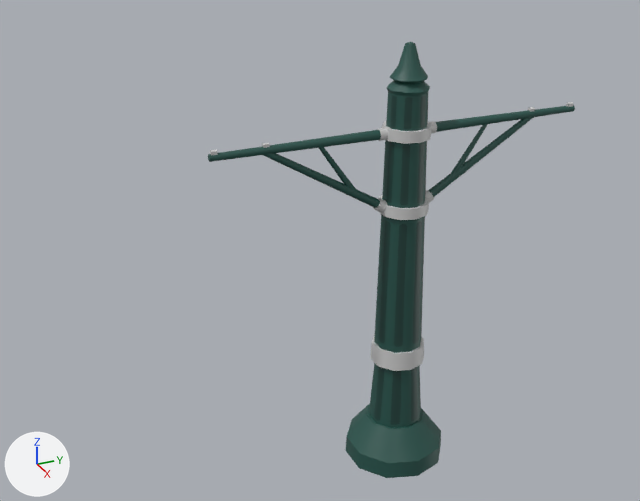
Renders of the FBX model STUDS/Assets/Models/Other/Medium/TraxPost.fbx from each side of a commit.
Both versions are drawn from a 50 mm camera at (0.1738, -0.1603, 0.1505) aimed at (-0.0184, -0.0738, 0.0544). Every picture has the same lights, and +X, +Y and +Z are marked at lower left. Where no turn or scale is listed for an object, it has been applied to the vertices.

Before the edit, the objects in view are built like this:
```python
me_mesh = bpy.data.meshes.new('Mesh')
me_mesh.from_pydata(...)  # 489 vertices, 512 faces; spans x -0.0133..0.0133, y -0.048..0.048, z -0.0553..0.0553
me_mesh.materials.append(mat_lambert2)  # picture img_traxpost_png
ob_traxpost = bpy.data.objects.new('TraxPost', me_mesh)
ob_traxpost.location = (0.0, -0.06, 0.0553)
```
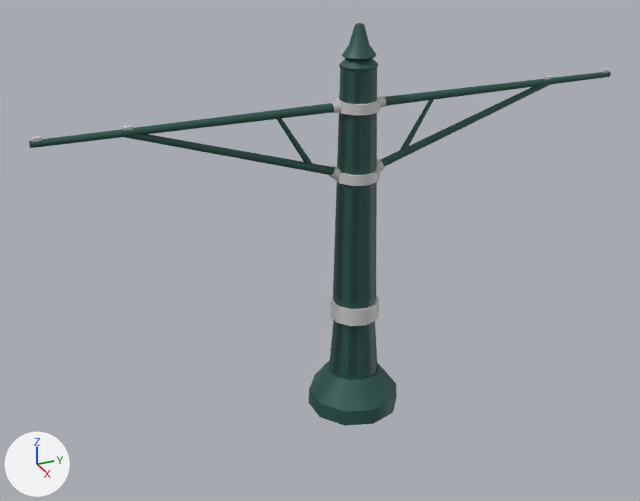
Commit message: Updated TraxPost
Extended post

Changed parts and their boxes (x1, y1, x2, y2) in the pictures (640 x 501 px; the box of a moved part takes in the faces that stretch with it):
'TraxPost', reshaped, moved (58% wider, 8% shorter)
    before: (208, 42, 575, 478)
    after: (29, 23, 611, 426)
part 1 of me_mesh, moved or reshaped
    before: (450, 124, 488, 175)
    after: (399, 100, 433, 152)
part 2 of me_mesh, moved or reshaped
    before: (319, 147, 357, 190)
    after: (277, 118, 313, 165)
part 3 of me_mesh, moved or reshaped
    before: (566, 102, 573, 107)
    after: (601, 69, 608, 73)
part 4 of me_mesh, moved or reshaped
    before: (210, 149, 218, 156)
    after: (32, 136, 42, 142)
part 5 of me_mesh, moved or reshaped
    before: (262, 142, 269, 148)
    after: (123, 125, 133, 130)
part 6 of me_mesh, moved or reshaped
    before: (528, 107, 535, 112)
    after: (544, 75, 551, 80)
part 7 of me_mesh, moved or reshaped
    before: (208, 105, 575, 213)
    after: (29, 71, 611, 180)

What changed in the scene script:
```text
Change me_mesh:
    used by ob_traxpost; location = (0.0, -0.06, 0.0553)
    remove me_mesh.from_pydata(...)  # 489 vertices, 512 faces; spans x -0.0133..0.0133, y -0.048..0.048, z -0.0553..0.0553
    add me_mesh.from_pydata(...)  # 489 vertices, 512 faces; spans x -0.0133..0.0133, y -0.0813..0.0813, z -0.0553..0.0553
    me_mesh part 1: the loose piece of 22 vertices spanning x -0.0008..0.0008, y 0.0124..0.0227, z 0.0216..0.0339 is scaled about its middle by (1, 1, 1.13), then moved by (0.0, 0.0001, -0.0008)
    me_mesh part 2: the loose piece of 22 vertices spanning x -0.0008..0.0008, y -0.0227..-0.0124, z 0.0216..0.0339 is scaled about its middle by (1, 1, 1.13), then moved by (0.0, 0.0001, -0.0008)
    me_mesh part 3: the loose piece of 12 vertices spanning x -0.0005..0.0005, y 0.0462..0.0475, z 0.035..0.0364 is moved by (0.0, 0.0327, 0.0)
    me_mesh part 4: the loose piece of 12 vertices spanning x -0.0005..0.0005, y -0.0475..-0.0462, z 0.035..0.0364 is scaled about its middle by (1, 1.56, 1), then moved by (0.0, -0.0327, 0.0)
    me_mesh part 5: the loose piece of 12 vertices spanning x -0.0005..0.0005, y -0.0357..-0.0344, z 0.035..0.0364 is scaled about its middle by (1, 1.56, 1), then moved by (0.0, -0.0242, 0.0)
    me_mesh part 6: the loose piece of 12 vertices spanning x -0.0005..0.0005, y 0.0344..0.0357, z 0.035..0.0364 is scaled about its middle by (1, 1.19, 1), then moved by (0.0, 0.0243, 0.0)
    me_mesh part 7: 166 of 489 vertices moved; they spanned x -0.0016..0.0016, y -0.048..0.048, z 0.0146..0.036 and now span x -0.0016..0.0016, y -0.0813..0.0813, z 0.0146..0.036; mean shift (0.0, 0.0001, 0.0); largest move (0.0007, -0.048, 0.0342) -> (0.0007, -0.0813, 0.0342)
Change ob_traxpost:
    ob_traxpost.location: (0.0, -0.06, 0.0553) -> (-0.0253, -0.0601, 0.0553)
```
